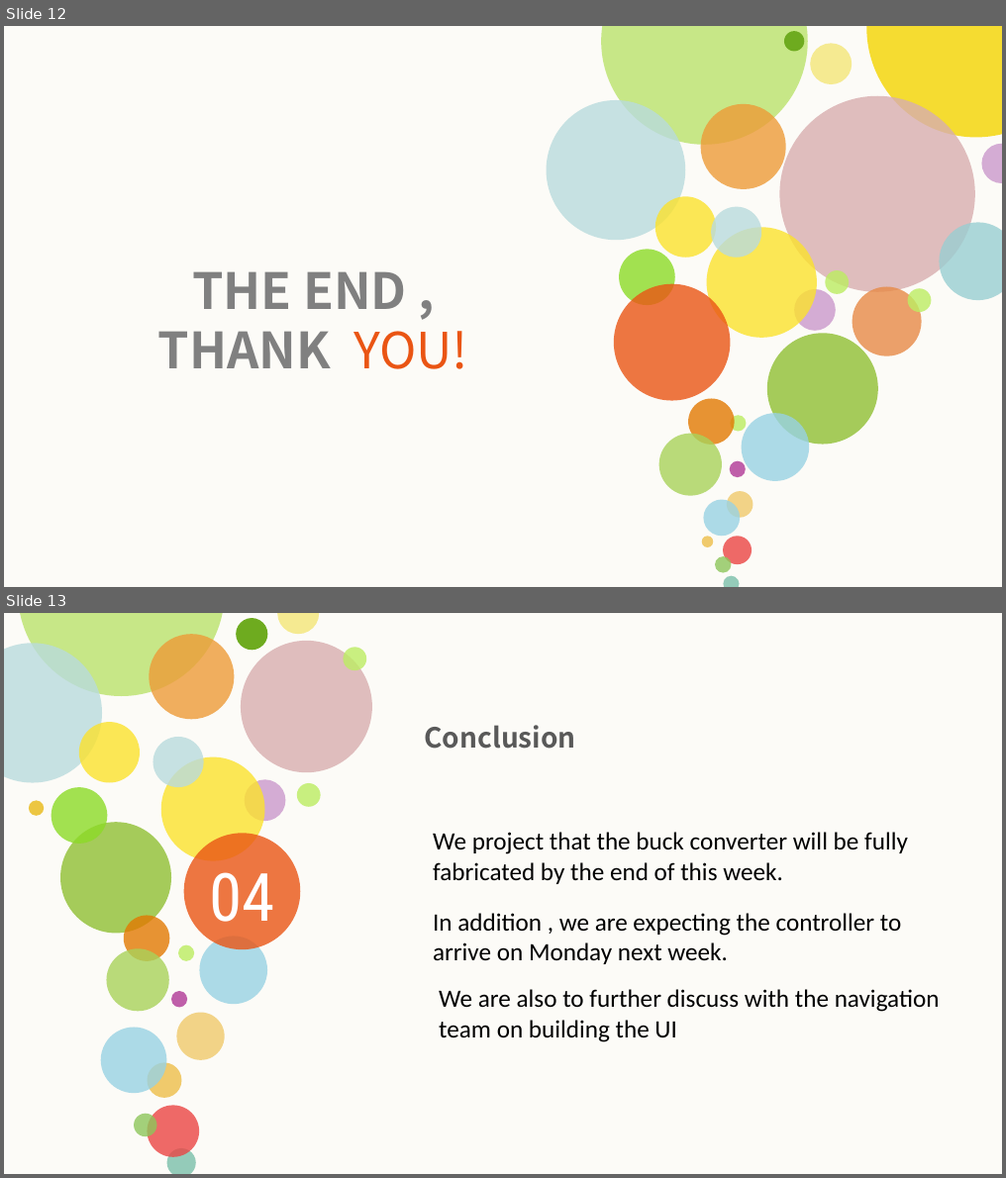
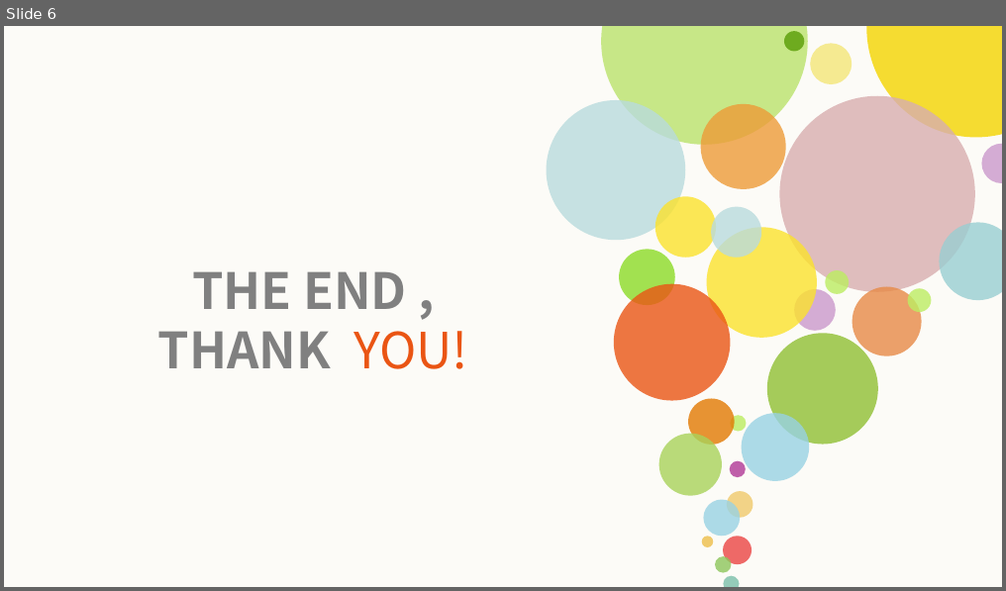
Before and after one commit to jibebe-jkuat/internship2023, a slide deck: electrical/Week 10 progress report.pptx. Shown one above the other, each under a label of ours: slides 12 and 13 before the commit, slide 6 after it. The pictures are 1006x1178 and 1006x591 pixels, drawn with LibreOffice and Linux fonts; fonts in the diff are those of the drawing. Boxes give left, top, right and bottom in pixels: in the first picture for what was removed or moved away, otherwise in the second. Text is boxed around its words. In the diff, an @@ line names an element or a change of style, - is before the commit and + after.

```diff
--- a/electrical/Week 10 progress report.pptx
+++ b/electrical/Week 10 progress report.pptx
@@ slide 13 removed at <box>4,613,1002,1174</box>, background #FCFBF7 @@
@@ ellipse removed at <box>18,613,225,696</box> @@
@@ ellipse removed at <box>149,634,234,719</box> @@
@@ ellipse removed at <box>236,618,267,650</box> @@
@@ ellipse removed at <box>241,641,372,772</box> @@
@@ ellipse removed at <box>277,613,320,634</box> @@
@@ ellipse removed at <box>4,643,103,782</box> @@
@@ ellipse removed at <box>344,647,367,670</box> @@
@@ ellipse removed at <box>79,722,140,782</box> @@
@@ text removed at <box>425,725,576,749</box> @@
-Conclusion
@@ ellipse removed at <box>152,737,204,787</box> @@
@@ ellipse removed at <box>161,757,265,861</box> @@
@@ ellipse removed at <box>51,787,107,844</box> @@
@@ ellipse removed at <box>245,779,285,821</box> @@
@@ ellipse removed at <box>296,783,321,808</box> @@
@@ ellipse removed at <box>29,801,44,816</box> @@
@@ ellipse removed at <box>60,822,171,933</box> @@
@@ ellipse removed at <box>183,834,300,951</box> @@
@@ text removed at <box>433,832,908,884</box> @@
-We project that the buck converter will be fully
-fabricated by the end of this week.
@@ text removed at <box>209,872,274,922</box> @@
-04
@@ ellipse removed at <box>124,915,169,961</box> @@
@@ ellipse removed at <box>200,937,267,1004</box> @@
@@ text removed at <box>433,913,901,964</box> @@
-In addition , we are expecting the controller to
-arrive on Monday next week.
@@ ellipse removed at <box>107,949,169,1010</box> @@
@@ ellipse removed at <box>178,946,195,961</box> @@
@@ ellipse removed at <box>171,991,187,1007</box> @@
@@ text removed at <box>439,989,940,1043</box> @@
-We are also to further discuss with the navigation
-team on building the UI
@@ ellipse removed at <box>101,1027,166,1093</box> @@
@@ ellipse removed at <box>176,1012,225,1060</box> @@
@@ ellipse removed at <box>147,1063,181,1098</box> @@
@@ ellipse removed at <box>134,1114,156,1137</box> @@
@@ ellipse removed at <box>147,1105,199,1157</box> @@
@@ ellipse removed at <box>166,1148,196,1174</box> @@
@@ what was slide 12 is now slide 6 @@
```
Also in this commit, not shown: 5 slides changed, 6 other slides removed.
